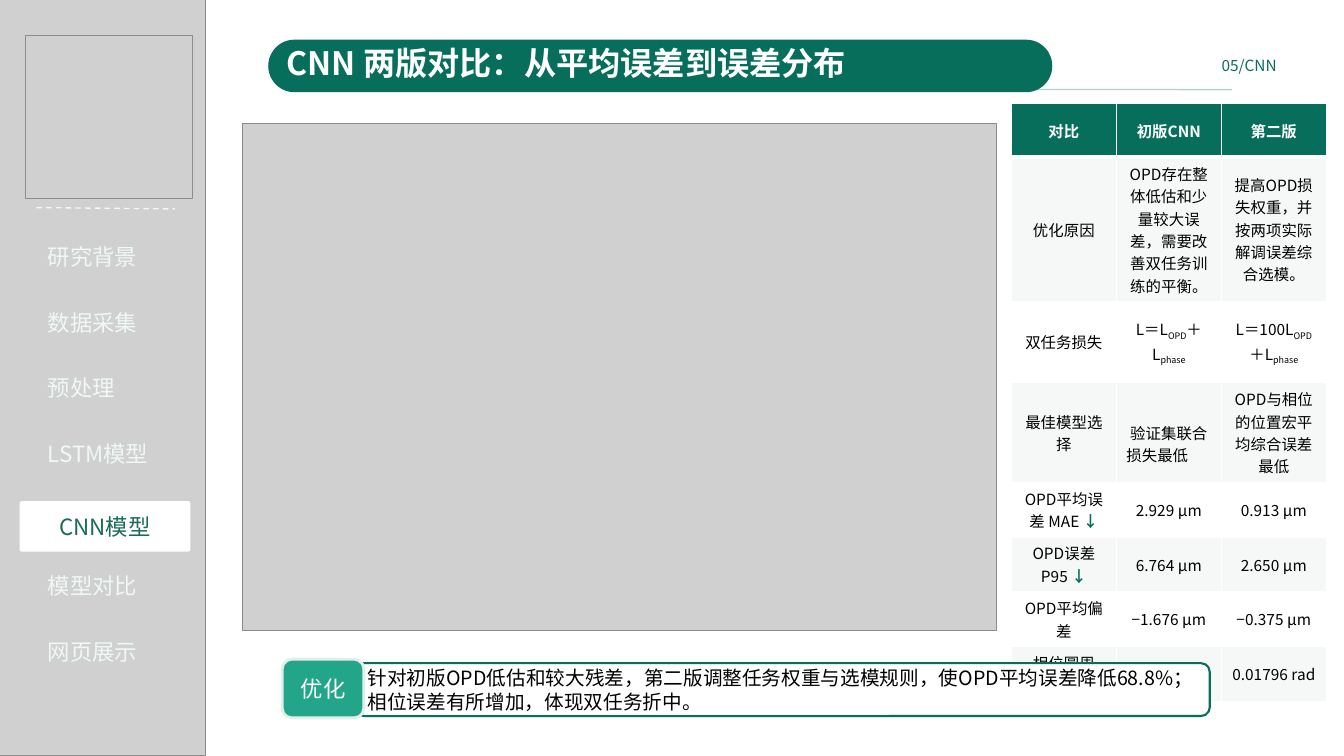
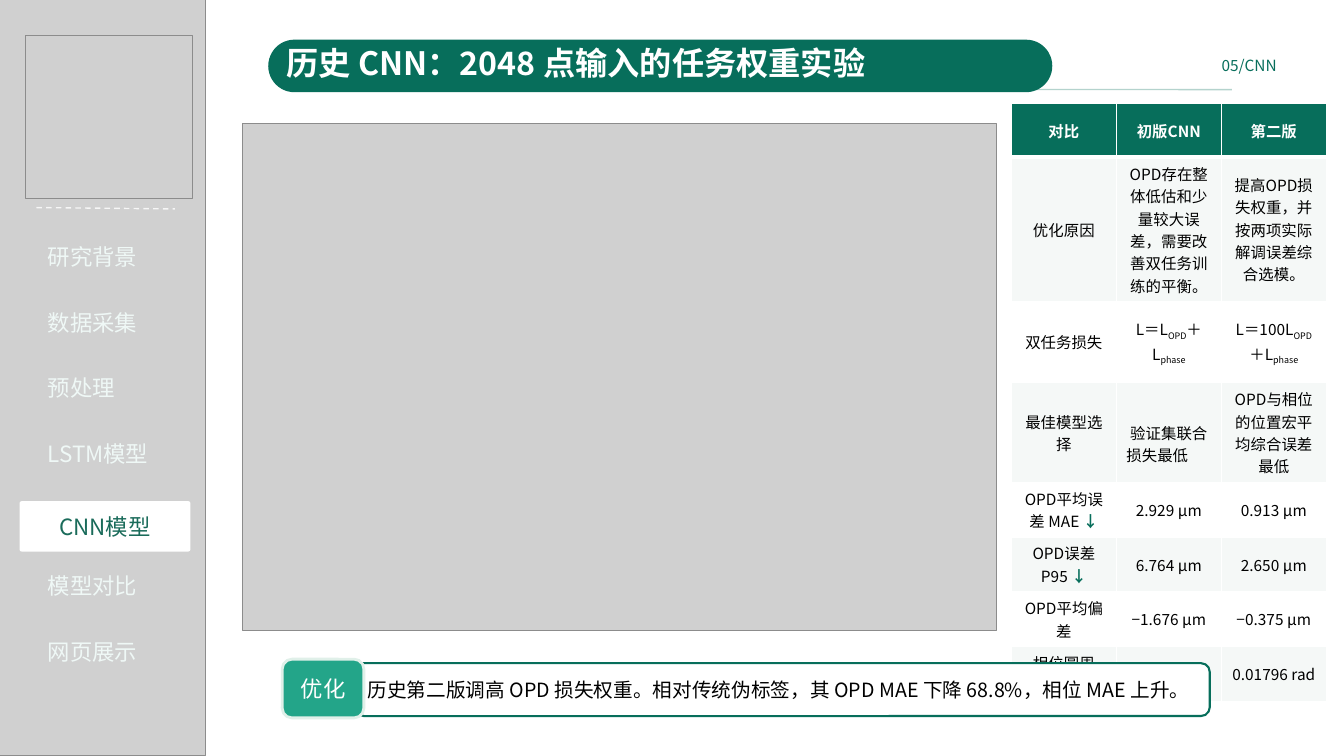
Before and after one commit to Kyson001/intelligent-demodulation-of-spectral-interference-signalsls, a slide deck: slide 10 of presentations/2.0.pptx. Drawn at 1344x756 pixels with LibreOffice and Linux fonts; fonts in the diff are those of the drawing; grey boxes stand for pictures. Boxes give left, top, right and bottom in pixels: in the first picture for what was removed or moved away, otherwise in the second. Text is boxed around its words. In the diff, an @@ line names an element or a change of style, - is before the commit and + after.

```diff
--- a/presentations/2.0.pptx
+++ b/presentations/2.0.pptx
@@ text at bbox=[286, 47, 865, 78]: text changed @@
-CNN 两版对比：从平均误差到误差分布
+历史 CNN：2048 点输入的任务权重实验
@@ text in rounded rectangle at bbox=[368, 680, 1082, 699]: text changed @@
-针对初版OPD低估和较大残差，第二版调整任务权重与选模规则，使OPD平均误差降低68.8%；相位误差有所增加，体现双任务折中。
+历史第二版调高 OPD 损失权重。相对传统伪标签，其 OPD MAE 下降 68.8%，相位 MAE 上升。
```
Also in this commit, not shown: 13 other slides changed, 18 other files.
